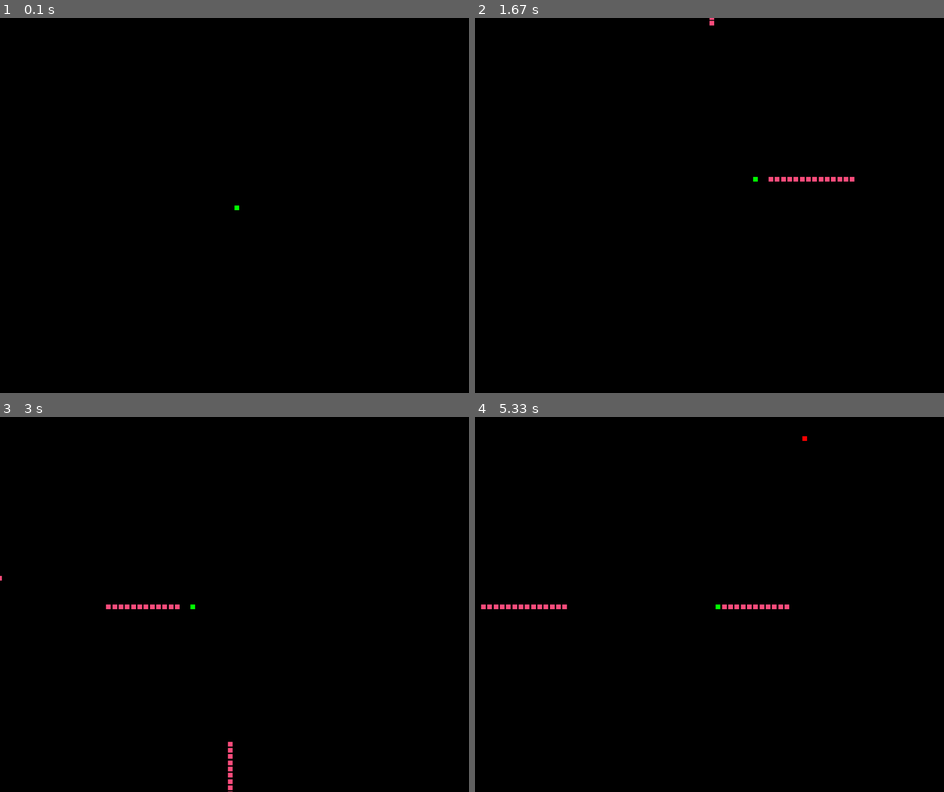
Above: before the commit, frames 1-4 (two rows, left to right).
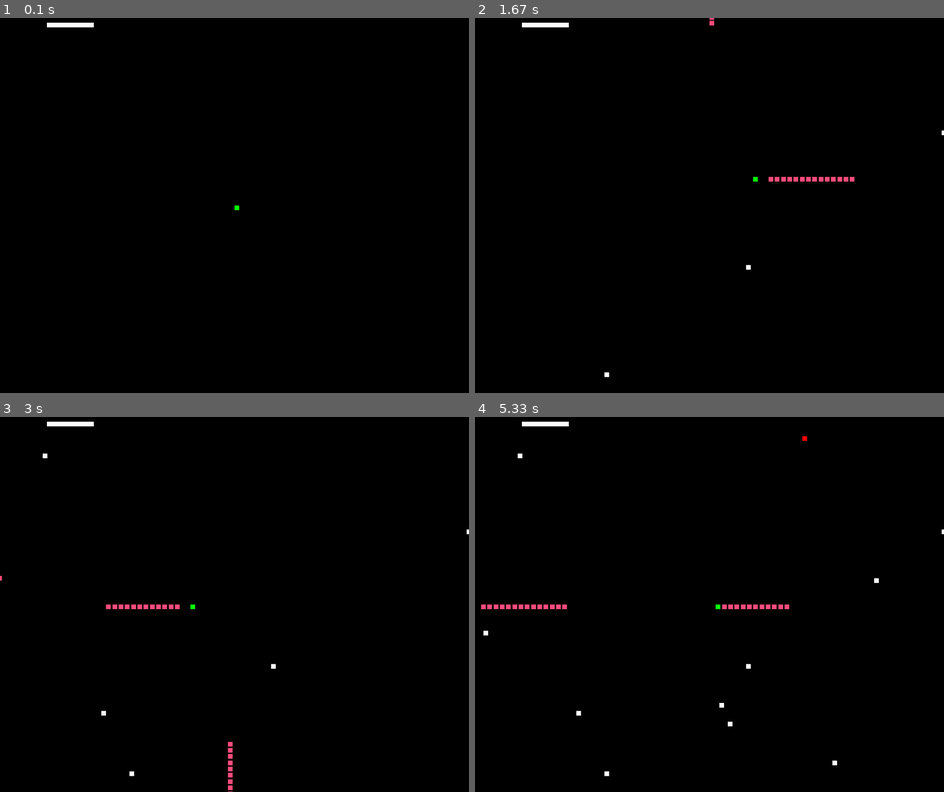
Above: after the commit, the same moments.

Repository: DominantaDev/battlepygame
Game: pygame game, started from main.py
Two runs of this game, one before a commit and one after it. Both use one fixed random seed, a clock stepped at 60 frames per second and the inputs below.
Inputs:
- Up to frame 1 (0.1 s): no input
- Up to frame 2 (1.67 s): hold Right 0.33-0.8 s; hold Up 0.83-1.13 s; hold W 0.83-1.13 s; hold Right 1.17-1.63 s; hold D 1.17-1.63 s
- Up to frame 3 (3 s): hold Left 1.67-2.2 s; hold A 1.67-2.2 s; hold Down 2.23-2.53 s; hold S 2.23-2.53 s; hold Left 2.57-2.97 s; hold A 2.57-2.97 s
- Up to frame 4 (5.33 s): hold Up 3-3.37 s; hold W 3-3.37 s; hold Right 3.4-4.03 s; hold D 3.4-4.03 s; hold Down 4.07-4.43 s; hold S 4.07-4.43 s; hold Left 4.47-4.93 s; hold A 4.47-4.93 s; hold Right from 4.97 s (still down); hold D from 4.97 s (still down)

The runs differ from the first frame. In frame 1, 0.1% of the frame differs, in the area x 10-20%, y 1-3%; in frame 2, 0.2%; in frame 3, 0.2%; in frame 4, 0.3%, in the area x 1-100%, y 1-96%.

Commit message:
0.2.2.1.1 - сделал стены и столкновение с ними, но пока что челик липнет к стене и не скользит

Diff:
--- a/classes/fabric.py
+++ b/classes/fabric.py
@@ -57,3 +57,14 @@
             Collider()
         ])
         return obj
+
+    def create_wall(
+            pos: Vector2
+    ):
+        obj = Object()
+        obj.AddComponents([
+            Transform(pos, Vector2(CEIL, CEIL)),
+            Render(WHITE),
+            Collider(True)
+        ])
+        return obj
--- a/components/collider.py
+++ b/components/collider.py
@@ -6,6 +6,9 @@
     _name = EC.COLLIDER
 
     def __init__(
-        self
+        self,
+        static: bool = False
     ):
         super().__init__(type(self)._name)
+
+        self.static = static
--- a/components/transform.py
+++ b/components/transform.py
@@ -15,3 +15,4 @@
 
         self.pos = pos
         self.scale = scale
+        self.old_pos = pos
--- a/main.py
+++ b/main.py
@@ -35,7 +35,13 @@
 run = True
 world.dt = 0
 
+for i in range(10, 20):
+    Fabric.create_wall(Vector2(i*world.CEIL, 10))
+
 start_game_time = pygame.time.get_ticks()
+
+Timer(500, start_game_time, lambda: Fabric.create_wall(Vector2(
+    random.randint(0, world.WIDTH), random.randint(0, world.HEIGHT))), infinity=True)
 enemy_spawn_timer = Timer(3000, start_game_time,
                           lambda: Fabric.create_enemy(player), infinity=True)
 while run:
--- a/systems/collider_system.py
+++ b/systems/collider_system.py
@@ -4,6 +4,7 @@
 from components.impulse import Impulse
 from systems.system import System
 from vector2 import Vector2
+from world import CEIL
 
 
 class ColliderSystem(System):
@@ -24,14 +25,19 @@
                 i_col_comp = i.GetComponent(EC.COLLIDER)
                 i_trans_comp = i.GetComponent(EC.TRANSFORM)
                 if None not in (i_col_comp, i_trans_comp):
-                    if ColliderSystem.Chech(ent, i):
+                    if ColliderSystem.Check(ent, i):
                         if not i.GetComponent(EC.HP).invul_status:
                             i.PinComponent(Damage(10))
                             i.AddComponent(
                                 Impulse(i_trans_comp.pos-trans_comp.pos, 40))
 
+        for i in Object.ALL:
+            if i.GetComponent(EC.COLLIDER).static:
+                if ColliderSystem.Check(ent, i):
+                    trans_comp.pos = trans_comp.old_pos
+
     @staticmethod
-    def Chech(
+    def Check(
         first: Object,
         second: Object
     ):
--- a/systems/movement_system.py
+++ b/systems/movement_system.py
@@ -16,4 +16,5 @@
         if None in (vel_comp, move_comp, trans_comp):
             return
 
+        trans_comp.old_pos = trans_comp.pos.copy()
         trans_comp.pos += vel_comp.value.norm() * move_comp.speed * world.dt
--- a/vector2.py
+++ b/vector2.py
@@ -51,3 +51,6 @@
 
     def __abs__(self):
         return Vector2(abs(self.x), abs(self.y))
+
+    def copy(self):
+        return Vector2(self.x, self.y)
